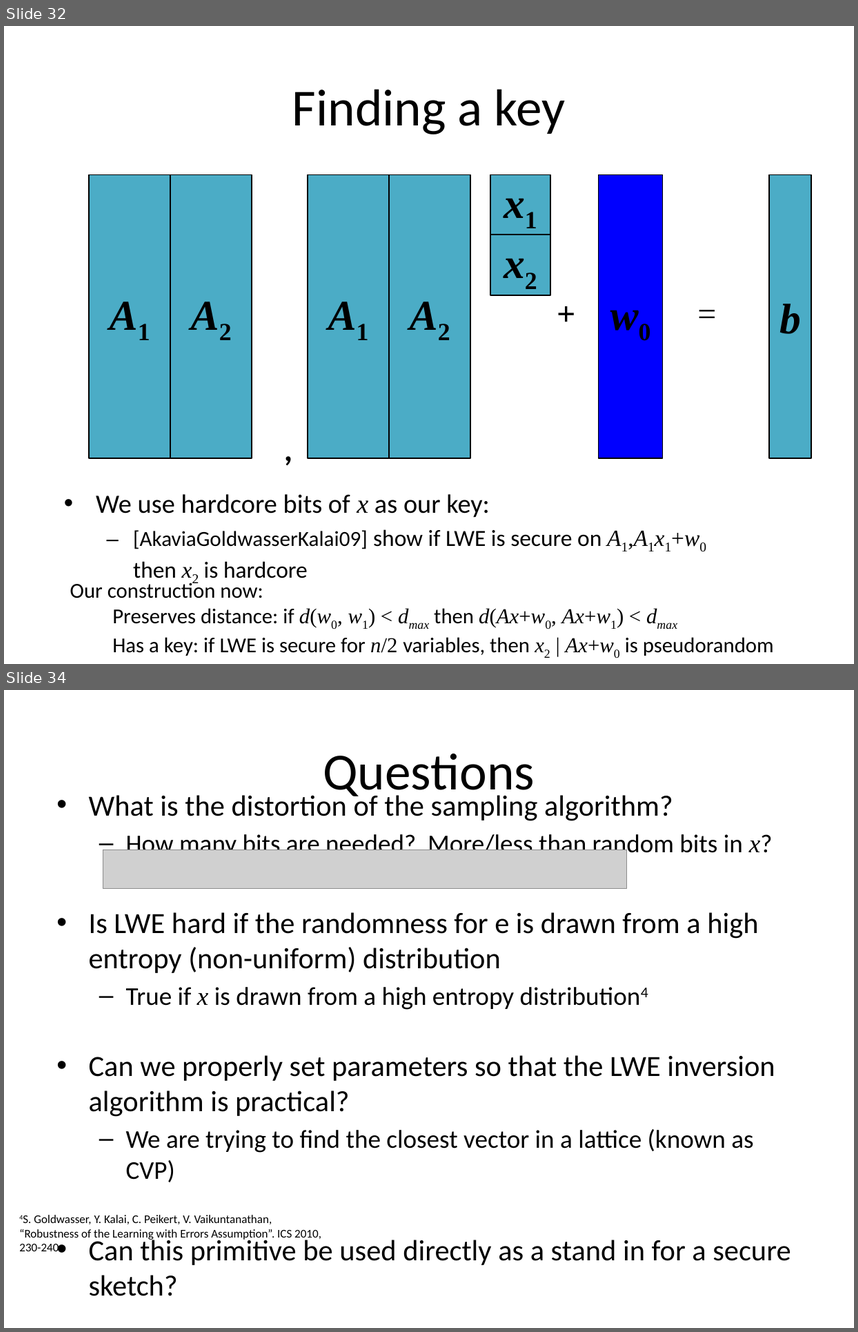
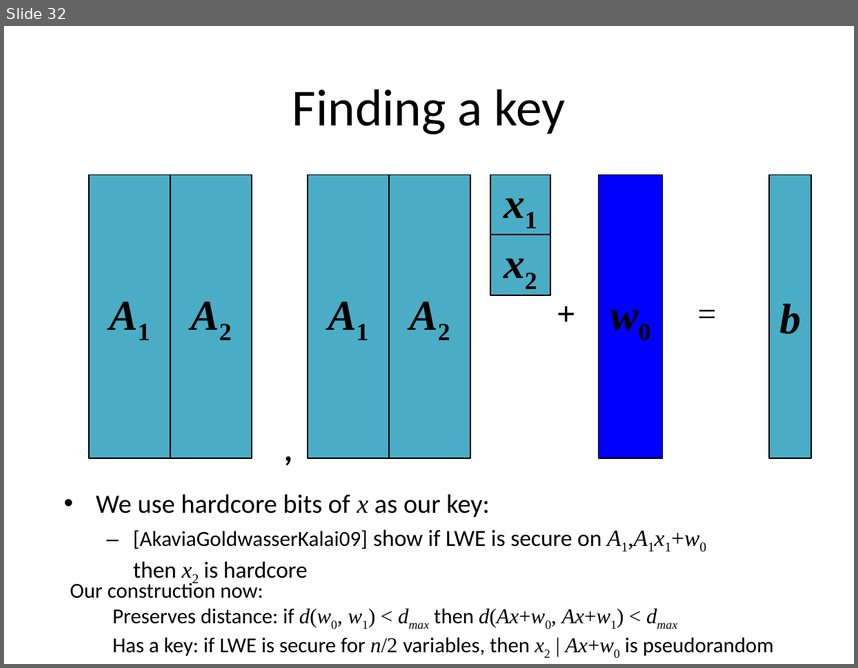
Before and after one commit to xianruimeng/comp-fuzzy-ext, a slide deck: ComputationalFuzzyExtractors.pptx. Shown one above the other, each under a label of ours: slides 32 and 34 before the commit, slide 32 after it; the slides between them are not shown. The pictures are 858x1332 and 858x668 pixels, drawn with LibreOffice and Linux fonts; fonts in the diff are those of the drawing; grey boxes stand for pictures. Boxes give left, top, right and bottom in pixels: in the first picture for what was removed or moved away, otherwise in the second. Text is boxed around its words. In the diff, an @@ line names an element or a change of style, - is before the commit and + after.

```diff
--- a/ComputationalFuzzyExtractors.pptx
+++ b/ComputationalFuzzyExtractors.pptx
@@ slide 34 removed at (4,690,854,1328), background #FFFFFF @@
@@ title removed at (323,753,535,801) @@
-Questions
@@ text removed at (89,791,791,1296) @@
-• What is the distortion of the sampling algorithm?
-  – How many bits are needed? More/less than random bits in x?
-• Is LWE hard if the randomness for e is drawn from a high entropy (non-uniform) distribution
-  – True if x is drawn from a high entropy distribution4
-• Can we properly set parameters so that the LWE inversion algorithm is practical?
-  – We are trying to find the closest vector in a lattice (known as CVP)
-• Can this primitive be used directly as a stand in for a secure sketch?
@@ picture removed at (103,850,627,888) @@
@@ text removed at (19,1214,321,1252) @@
-4S. Goldwasser, Y. Kalai, C. Peikert, V. Vaikuntanathan, “Robustness of the Learning with Errors Assumption”. ICS 2010, 230-240.
```
Also in this commit, not shown: 1 slide changed, 7 slides added, 1 other slide removed, 1 other file.
